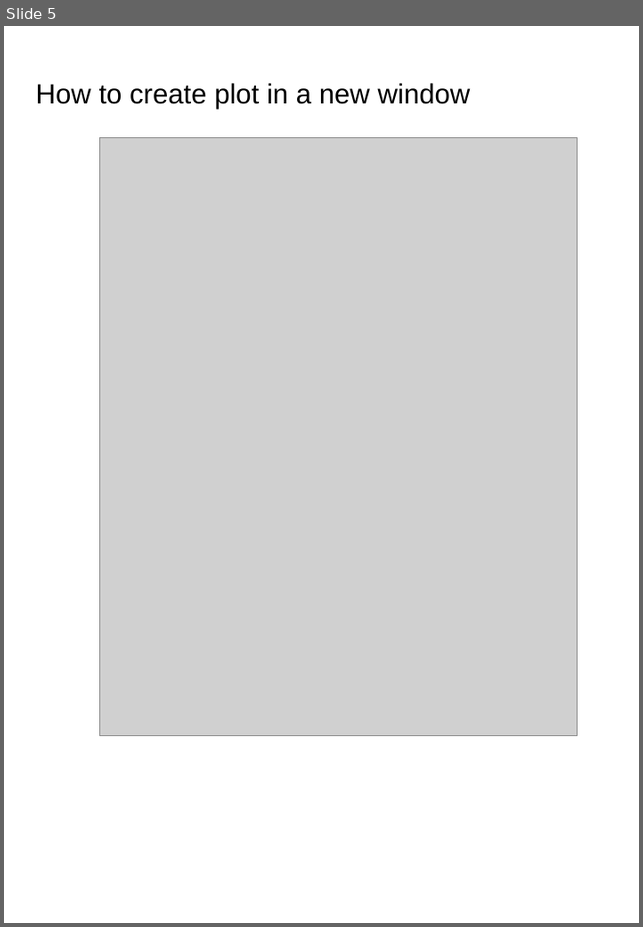
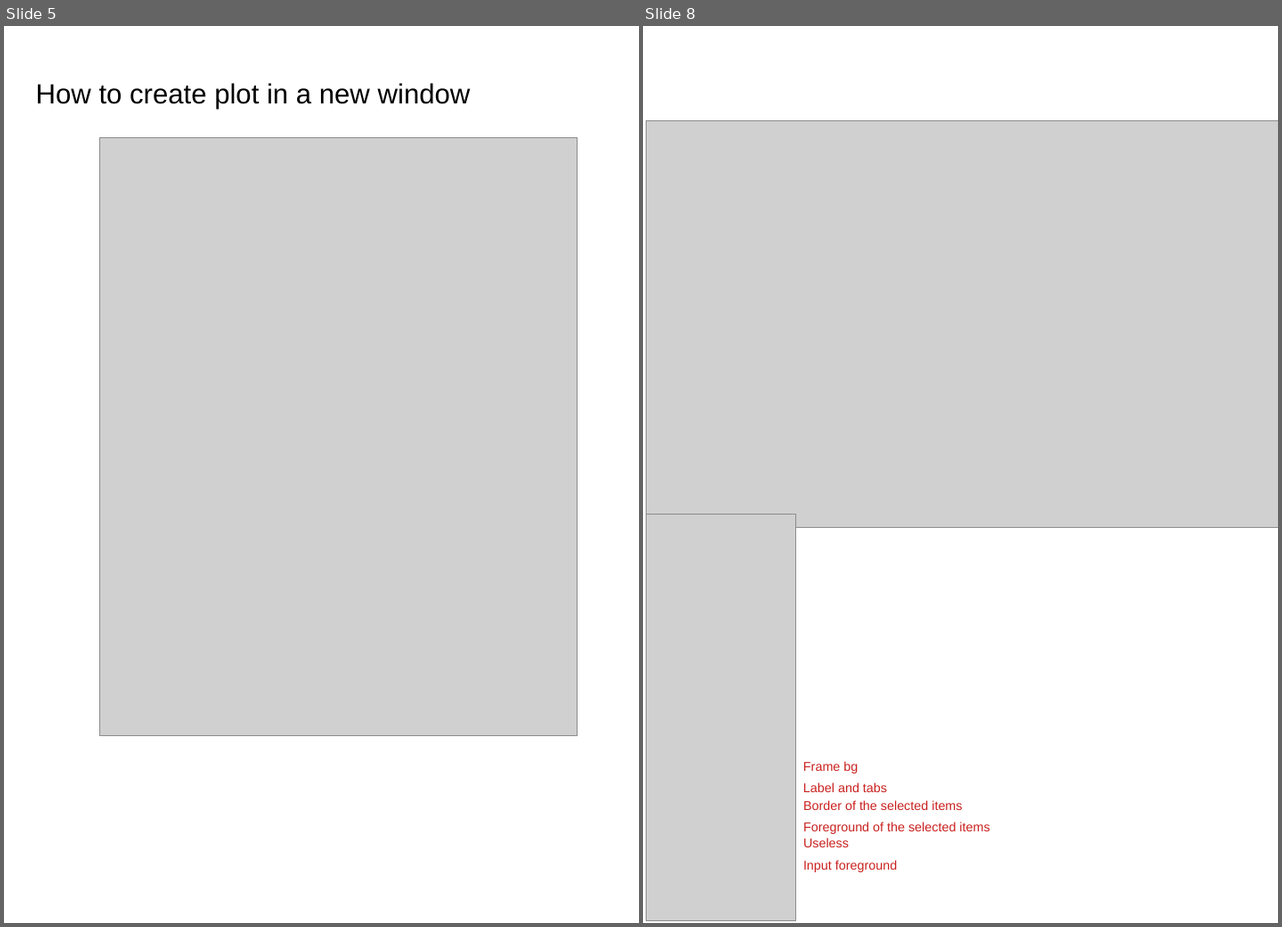
Before and after one commit to fzappate/MidnightScienceGUI, a slide deck: docs/GUI Guide.odp. Shown side by side, each under a label of ours: slide 5 before the commit, slides 5 and 8 after it; the slides between them are not shown. The pictures are 643x927 and 1282x927 pixels, drawn with LibreOffice and Linux fonts; fonts in the diff are those of the drawing; grey boxes stand for pictures. Boxes give left, top, right and bottom in pixels: in the first picture for what was removed or moved away, otherwise in the second. Text is boxed around its words. In the diff, an @@ line names an element or a change of style, - is before the commit and + after.

```diff
--- a/docs/GUI Guide.odp
+++ b/docs/GUI Guide.odp
@@ slide 8 added at (643,26,1278,923), background #FFFFFF @@
@@ picture added at (646,120,1278,527) @@
@@ picture added at (646,514,796,920) @@
@@ text added at (803,761,857,774), 12 pt, text #C9211E @@
+Frame bg
@@ text added at (803,782,887,792), 12 pt, text #C9211E @@
+Label and tabs
@@ text added at (803,800,962,810), 12 pt, text #C9211E @@
+Border of the selected items
@@ text added at (803,822,989,834), 12 pt, text #C9211E @@
+Foreground of the selected items
@@ text added at (803,838,849,847), 12 pt, text #C9211E @@
+Useless
@@ text added at (803,860,897,872), 12 pt, text #C9211E @@
+Input foreground
```
Also in this commit, not shown: 2 other slides added, 1 slide removed, 1 other file.
